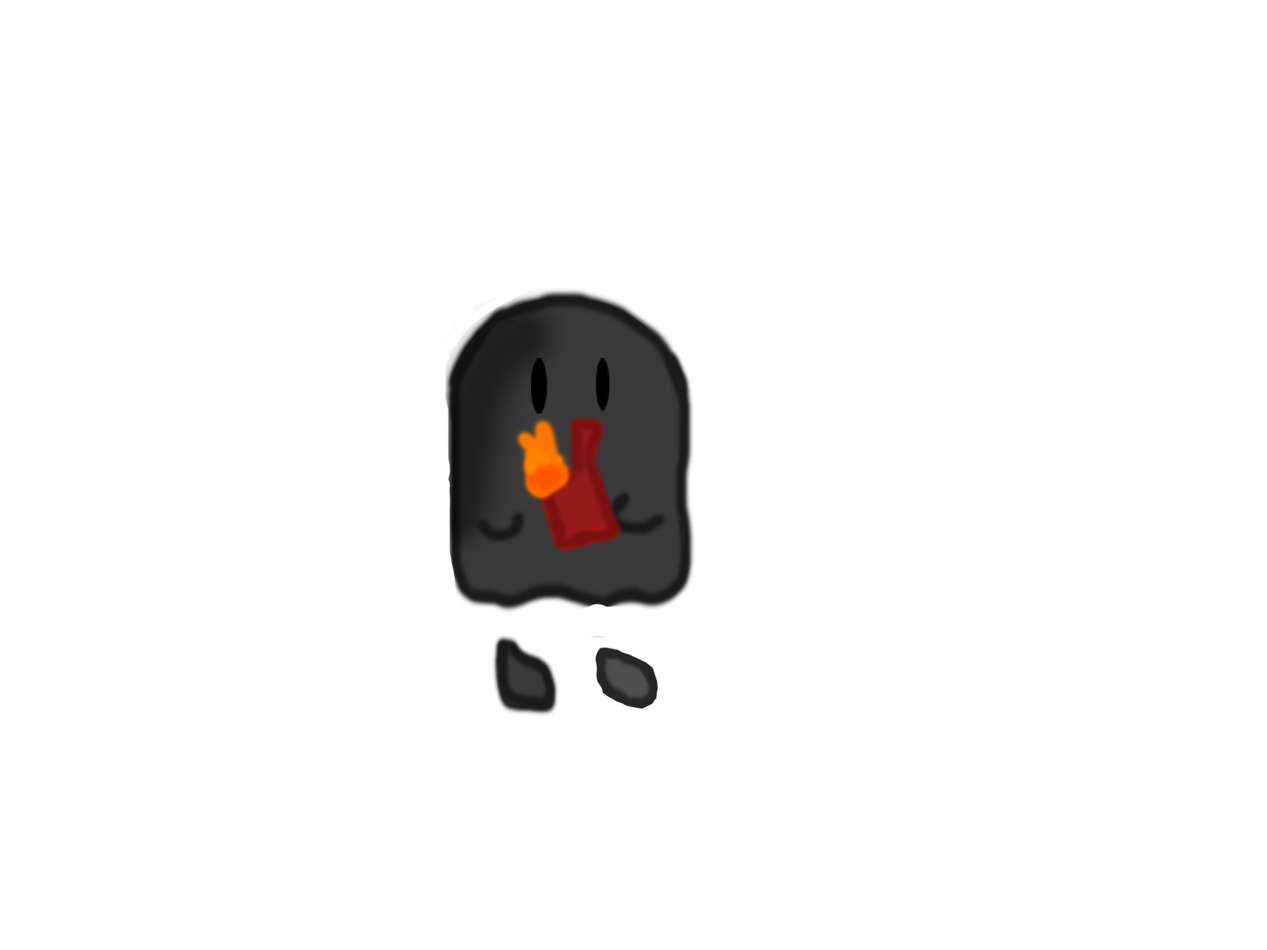
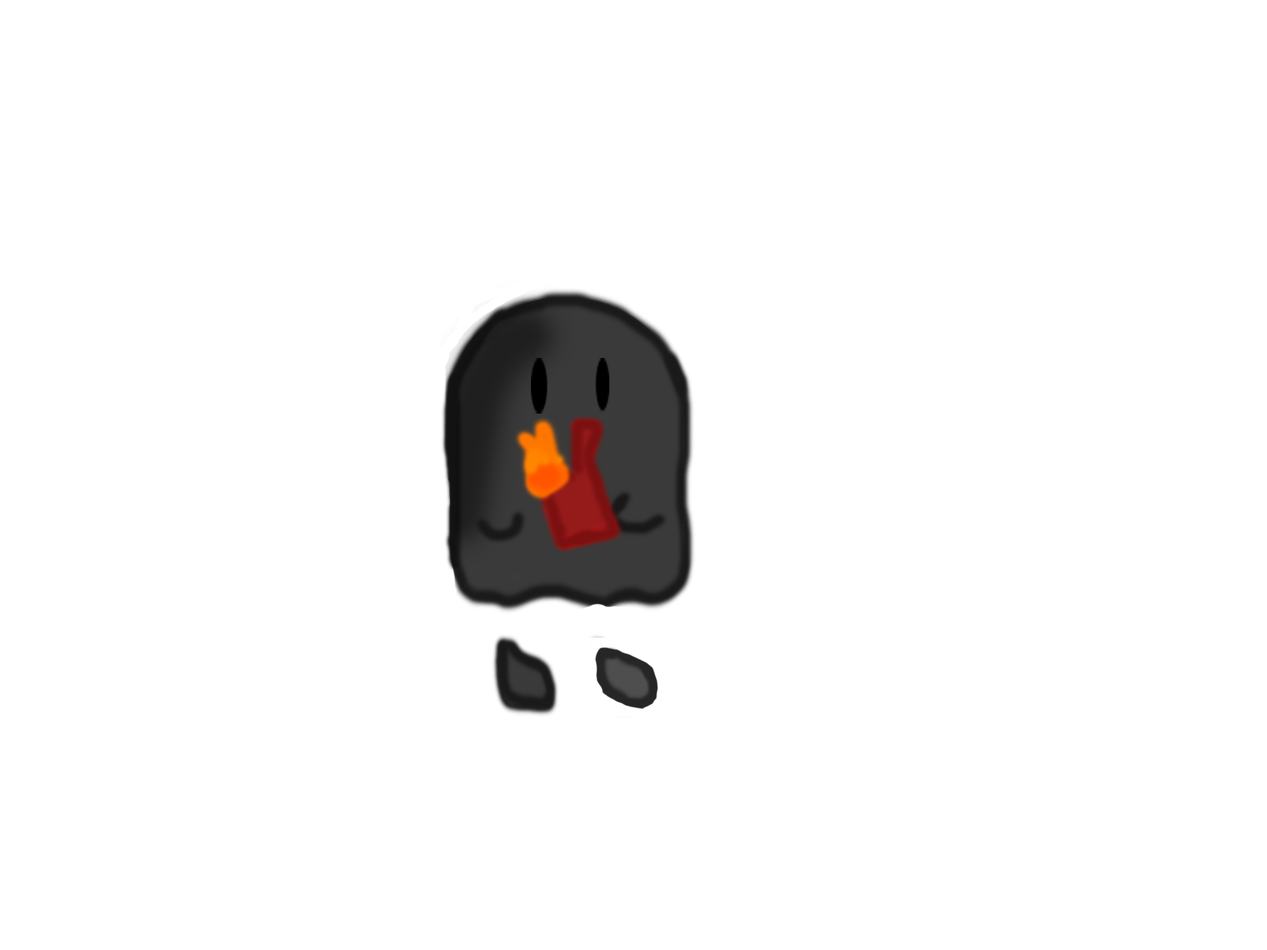
The second 1267x950 image is a revision of the first. Changes to its layers:
painted on "body, hands and lighter" over bbox(440, 370, 460, 572)
